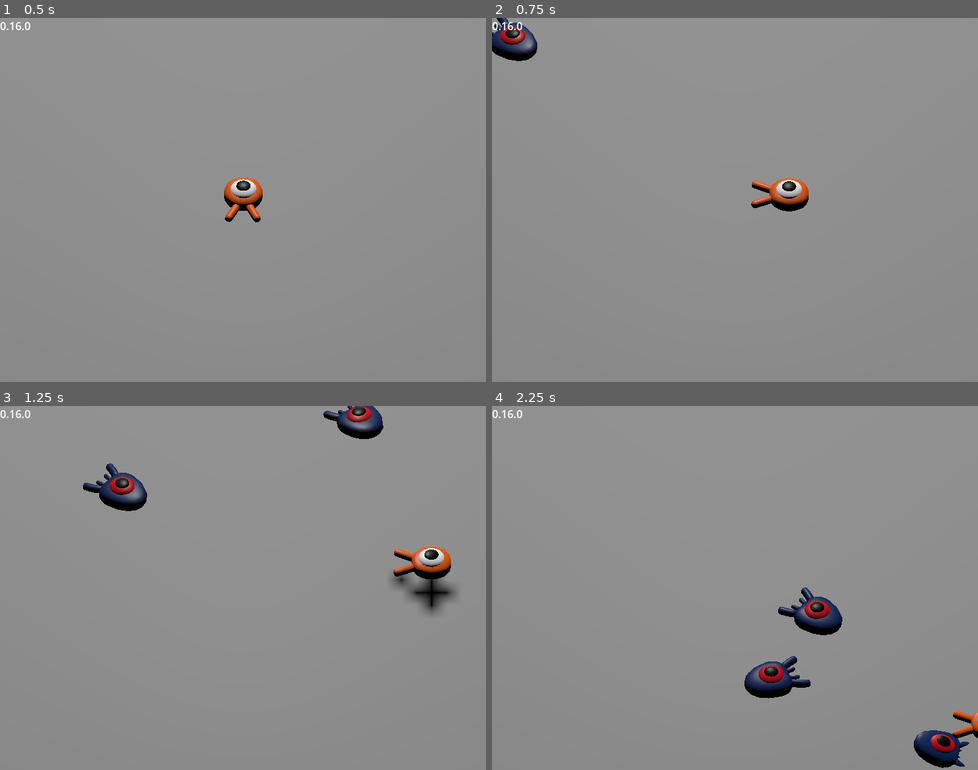
Above: before the commit, frames 1-4 (two rows, left to right).
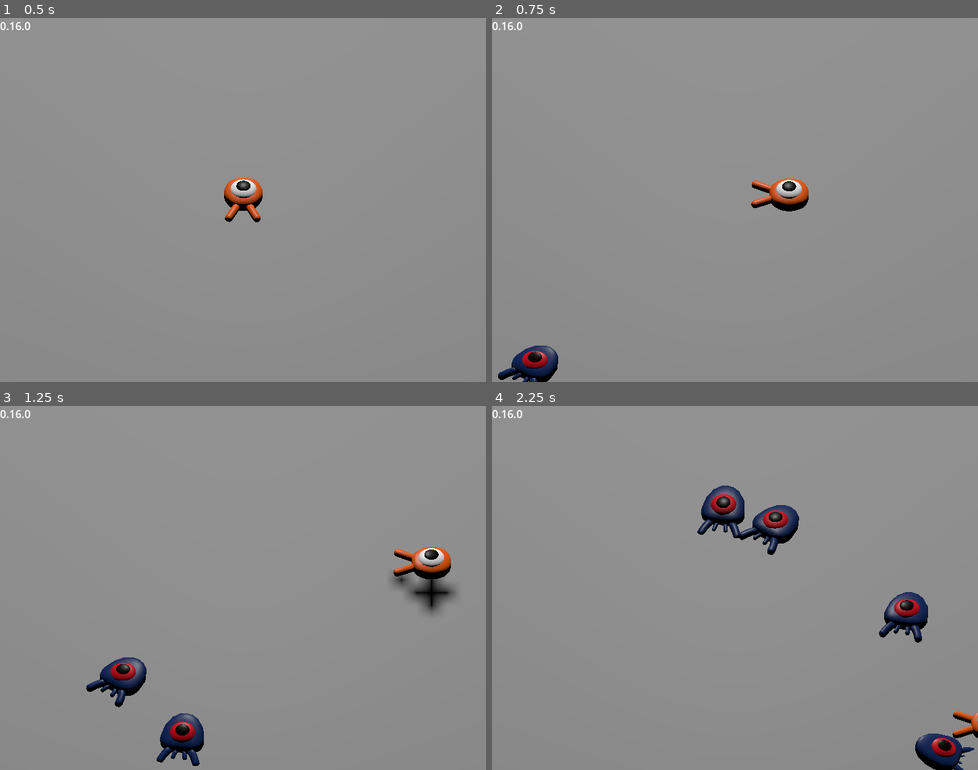
Above: after the commit, the same moments.

Repository: joshuafolkken/squash_the_creeps_start
Game: Godot game, scene res://scenes/main.tscn
Same seed, same stepped clock (60 frames per second), same inputs: the game is played once before the commit and once after it.
Inputs:
- Up to frame 1 (0.5 s): no input
- Up to frame 2 (0.75 s): tap Enter at 0.5 s; hold Right (move_right) from 0.53 s (still down)
- Up to frame 3 (1.25 s): keep holding Right (move_right); tap Space (jump) at 0.77 s
- Up to frame 4 (2.25 s): release Right (move_right) at 1.28 s; hold Down (move_back) 1.28-2.03 s; tap Space (jump) at 1.52 s; hold Right (move_right) from 2.03 s (still down)

Frame 1 is identical in both runs. In frame 2, 1.6% of the frame differs, in the area x 0-14%, y 0-100%; in frame 3, 3.6%; in frame 4, 5.2%, in the area x 42-100%, y 21-100%.

Commit message:
killing the player #35

Diff:
--- a/scenes/main.tscn
+++ b/scenes/main.tscn
@@ -85,4 +85,5 @@
 wait_time = 0.5
 autostart = true
 
+[connection signal="hit" from="Player" to="." method="_on_player_hit"]
 [connection signal="timeout" from="MobTimer" to="." method="_on_mob_timer_timeout"]
--- a/scenes/player.tscn
+++ b/scenes/player.tscn
@@ -1,10 +1,14 @@
-[gd_scene load_steps=4 format=3 uid="uid://cbds6o144wcdl"]
+[gd_scene load_steps=5 format=3 uid="uid://cbds6o144wcdl"]
 
 [ext_resource type="PackedScene" uid="uid://cofqr3gngxafv" path="res://assets/art/player.glb" id="1_4flbx"]
 [ext_resource type="Script" uid="uid://sn1ar4iif6fo" path="res://scripts/player.gd" id="1_g2els"]
 
 [sub_resource type="SphereShape3D" id="SphereShape3D_onrkg"]
 radius = 0.8
+
+[sub_resource type="CylinderShape3D" id="CylinderShape3D_g2els"]
+height = 0.219849
+radius = 1.05127
 
 [node name="Player" type="CharacterBody3D"]
 collision_mask = 6
@@ -18,3 +22,14 @@
 [node name="CollisionShape3D" type="CollisionShape3D" parent="."]
 transform = Transform3D(1, 0, 0, 0, 1, 0, 0, 0, 1, 0, 0.8, 0)
 shape = SubResource("SphereShape3D_onrkg")
+
+[node name="MobDetector" type="Area3D" parent="."]
+collision_layer = 0
+collision_mask = 2
+monitorable = false
+
+[node name="CollisionShape3D" type="CollisionShape3D" parent="MobDetector"]
+transform = Transform3D(1, 0, 0, 0, 1, 0, 0, 0, 1, 0, 0.855168, 0)
+shape = SubResource("CylinderShape3D_g2els")
+
+[connection signal="body_entered" from="MobDetector" to="." method="_on_mob_detector_body_entered"]
--- a/scripts/main.gd
+++ b/scripts/main.gd
@@ -6,9 +6,9 @@
 @onready var _version_label: Label = $VersionLabel
 @onready var _mob_spawn_location: PathFollow3D = $MobSpawnPath/MobSpawnLocation
 @onready var _player: CharacterBody3D = $Player
+@onready var _mob_timer: Timer = $MobTimer
 
 
-# Called when the node enters the scene tree for the first time.
 func _ready() -> void:
 	_version_label.text = ProjectSettings.get_setting("application/config/version")
 
@@ -21,8 +21,16 @@
 	add_child(test_color_rect)
 
 
-func _on_mob_timer_timeout() -> void:
+func _spawn_mob() -> void:
 	var mob: Mob = mob_scene.instantiate()
 	_mob_spawn_location.progress_ratio = randf()
 	mob.initialize(_mob_spawn_location.position, _player.position)
 	add_child(mob)
+
+
+func _on_mob_timer_timeout() -> void:
+	_spawn_mob()
+
+
+func _on_player_hit() -> void:
+	_mob_timer.stop()
--- a/scripts/player.gd
+++ b/scripts/player.gd
@@ -1,4 +1,6 @@
 extends CharacterBody3D
+
+signal hit
 
 const STOMP_NORMAL_THRESHOLD := 0.1
 const MOB_GROUP := "mob"
@@ -95,3 +97,12 @@
 	var result := current_velocity
 	result.y = bounce_impulse
 	return result
+
+
+func die() -> void:
+	hit.emit()
+	queue_free()
+
+
+func _on_mob_detector_body_entered(_body: Node3D) -> void:
+	die()
